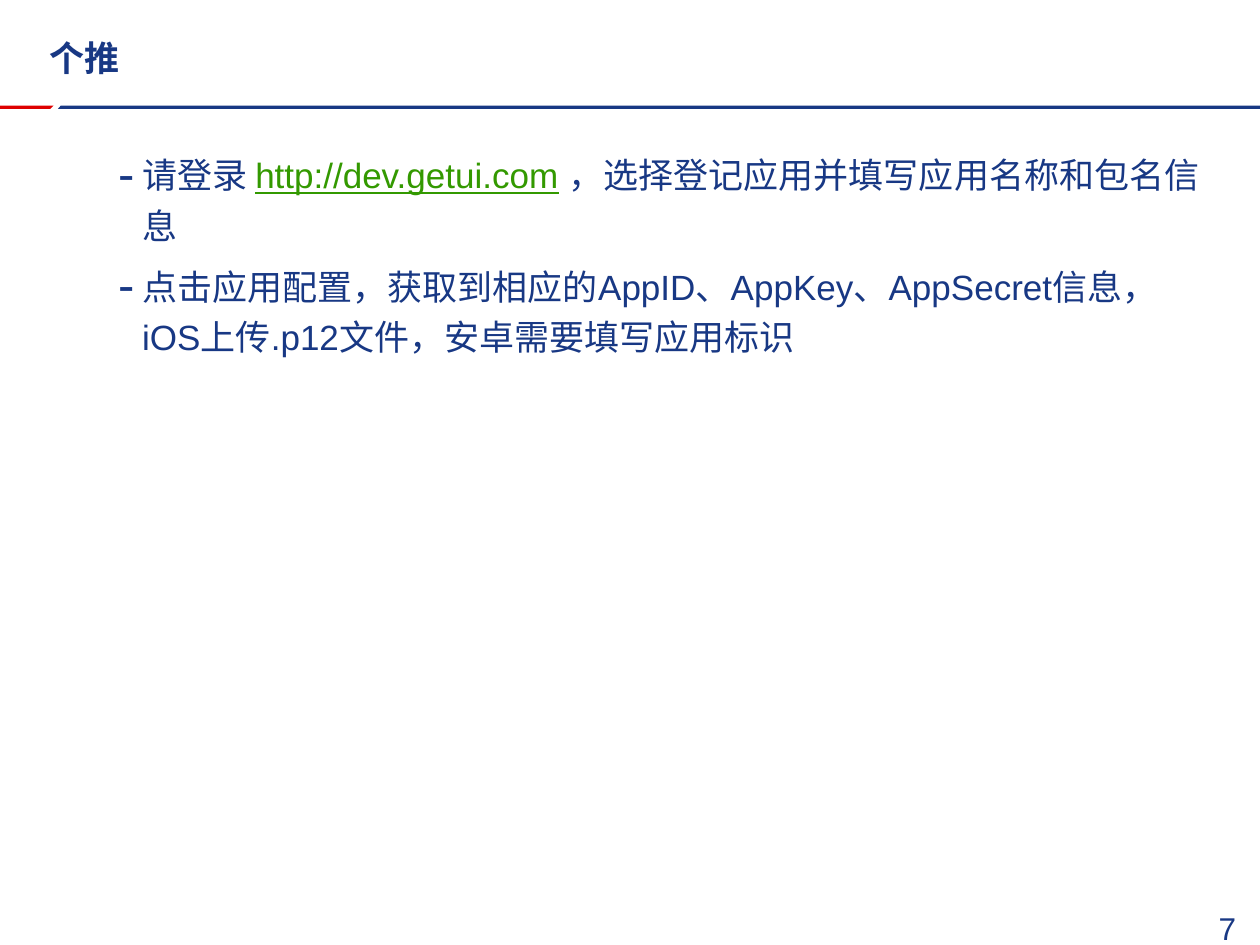
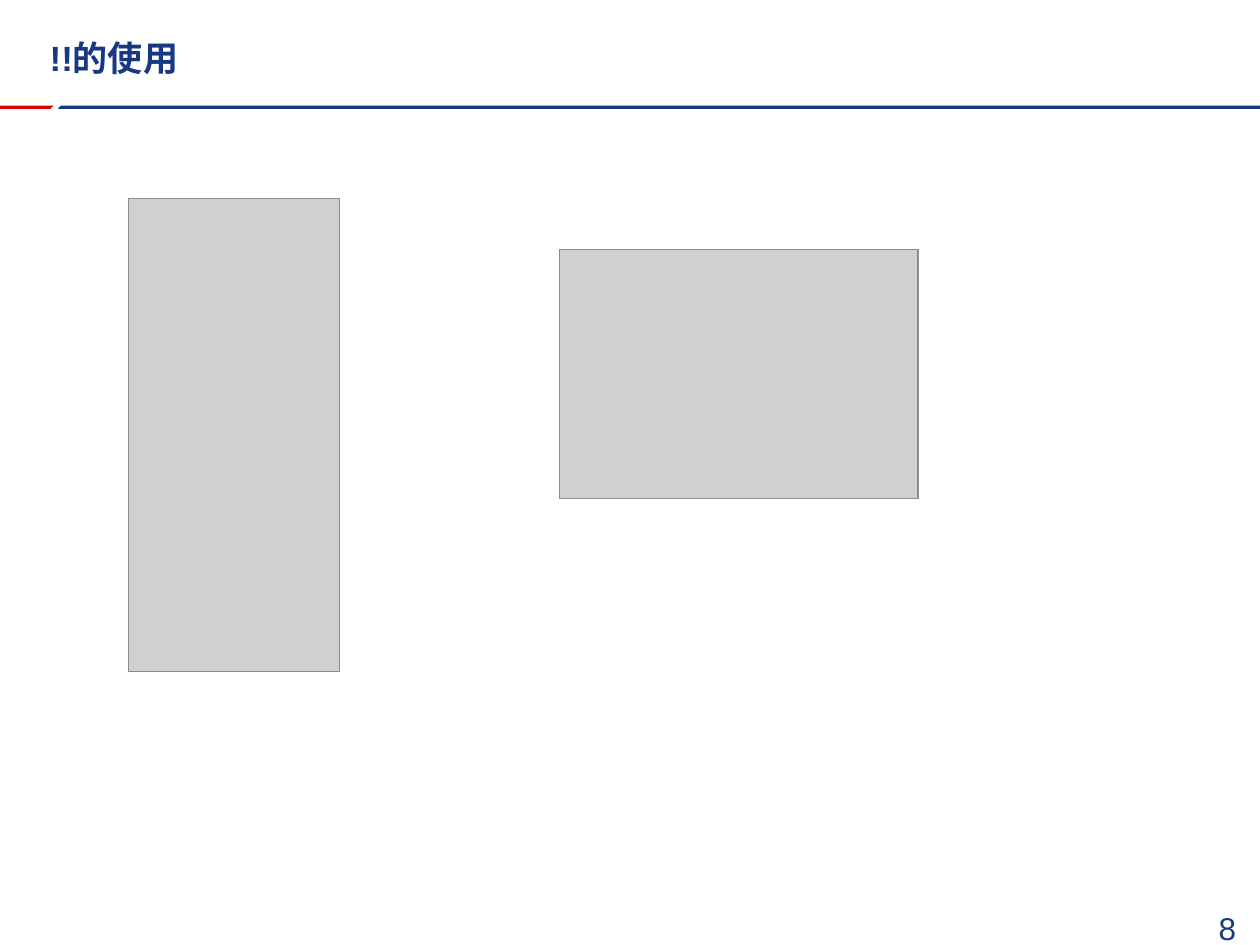
Before and after one commit to FireSmallPanda/swdt, a slide deck: slide 9 of javascript技术分享/mui以及推送分享.pptx (slide 8 before the commit). Drawn at 1260x945 pixels with LibreOffice and Linux fonts; fonts in the diff are those of the drawing; grey boxes stand for pictures; background and template pictures are left out. Boxes give left, top, right and bottom in pixels: in the first picture for what was removed or moved away, otherwise in the second. Text is boxed around its words. In the diff, an @@ line names an element or a change of style, - is before the commit and + after.

```diff
--- a/javascript技术分享/mui以及推送分享.pptx
+++ b/javascript技术分享/mui以及推送分享.pptx
@@ title at <box>50,42,178,74</box>: text changed @@
-个推
+!!的使用
@@ text removed at <box>142,158,1199,357</box> @@
-  – 请登录 http://dev.getui.com ，选择登记应用并填写应用名称和包名信息
-  – 点击应用配置，获取到相应的AppID、AppKey、AppSecret信息，iOS上传.p12文件，安卓需要填写应用标识
@@ picture added at <box>129,199,340,672</box> @@
@@ picture added at <box>559,249,917,499</box> @@
@@ page number at <box>1219,918,1237,941</box>: text changed @@
-7
+8
```
Also in this commit, not shown: 1 other slide changed, 7 slides added, 6 slides removed, 1 other file.
